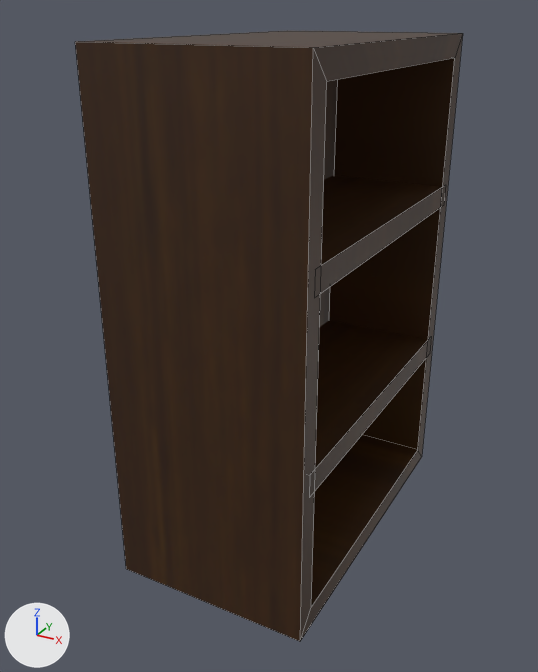
The FBX model Assets/Prefab/Woodbookcase.fbx as it was, and as the next commit left it.
The view is the same before and after, from a 50 mm camera at (0.0239, -0.0473, 0.0258) aimed at (-0.0011, -0.0018, 0.0031). Every picture has the same lights, and +X, +Y and +Z are marked at lower left. Mesh edges are drawn as thin lines. Where no turn or scale is listed for an object, it has been applied to the vertices.

The older version as bpy lines, for what is in view:
```python
mat_wooden = principled_material('wooden')
mat_wooden.texture = img_woodendarktexture_jpg
me_mesh = bpy.data.meshes.new('Mesh')
me_mesh.from_pydata(...)  # a box spanning x -0.0074..0.0074, y -0.0122..0.0122, z -0.0009..0.0009
me_mesh.materials.append(mat_wooden)  # picture img_woodendarktexture_jpg
me_mesh_001 = bpy.data.meshes.new('Mesh.001')
me_mesh_001.from_pydata(...)  # a box spanning x -0.0074..0.0074, y -0.0122..0.0122, z -0.0009..0.0009
me_mesh_001.materials.append(mat_wooden)  # picture img_woodendarktexture_jpg
me_mesh_002 = bpy.data.meshes.new('Mesh.002')
me_mesh_002.from_pydata(...)  # 16 vertices, 14 faces; spans x -0.0074..0.0074, y -0.013..0.013, z -0.0134..0.0241
me_mesh_002.materials.append(mat_wooden)  # picture img_woodendarktexture_jpg
# before: 1 (0.0074, -0.013, -0.0134) at pixel (300, 641), 3 (0.0074, -0.013, 0.0241) at pixel (313, 47), 5 (0.0074, 0.013, 0.0241) at pixel (462, 33), 7 (0.0074, 0.013, -0.0134) at pixel (421, 456), 8 (0.0074, 0.0114, -0.0117) at pixel (417, 449)
# before: 9 (0.0074, -0.0114, -0.0117) at pixel (311, 607), 10 (0.0074, 0.0114, 0.0224) at pixel (454, 58), 11 (0.0074, -0.0114, 0.0224) at pixel (326, 81)
ob_bokkshelf = bpy.data.objects.new('bokkshelf', me_mesh_002)
ob_bokkshelf.location = (0.0, 0.0, 0.0)
ob_bokkshelf1 = bpy.data.objects.new('bokkshelf1', me_mesh_001)
ob_bokkshelf1.location = (0.0, 0.00003, -0.0014)
ob_bokkshelf2 = bpy.data.objects.new('bokkshelf2', me_mesh)
ob_bokkshelf2.location = (0.0, 0.00003, 0.01194)
```
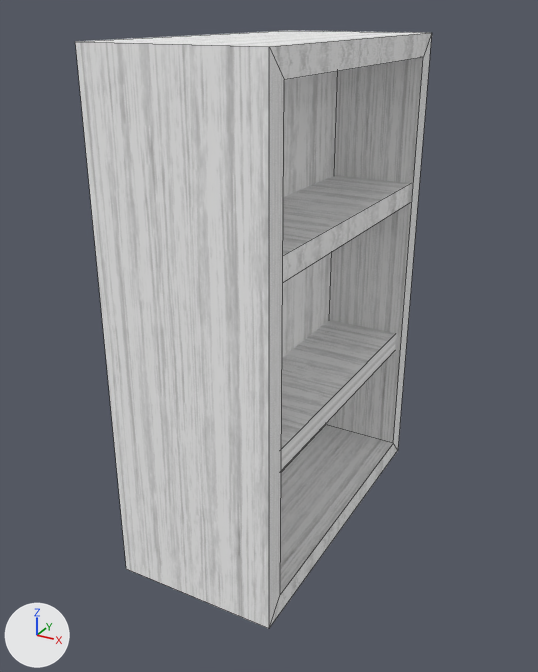
Where the newer file only moved an object's origin or applied its transform, the numbers keep the older frame.

What the commit changed:
Picture 'Whitewoodseamless2.jpg' (img_whitewoodseamless2_jpg) is new.
Material 'wooden' (mat_wooden) changes its picture from img_woodendarktexture_jpg to img_whitewoodseamless2_jpg.
me_mesh_002 has 16 vertices, 14 faces and spans x -0.0074..0.0074, y -0.013..0.013, z -0.0134..0.0241.
me_mesh_002 is used by ob_bokkshelf; location (0.0, 0.0, 0.0).
Part 1, on me_mesh_002:
Vertices 1, 3, 5, 7 to 11 of me_mesh_002 move by (-0.0024, 0.0, 0.0).
me_mesh_001 has 8 vertices, 6 faces and spans x -0.0074..0.0074, y -0.0122..0.0122, z -0.0009..0.0009.
me_mesh_001 is used by ob_bokkshelf1; location (0.0, 0.00003, -0.0014).
me_mesh_001 part 3: the whole mesh is scaled about its middle by (0.803, 1, 1), then moved by (-0.0015, 0.0, 0.0).
me_mesh has 8 vertices, 6 faces and spans x -0.0074..0.0074, y -0.0122..0.0122, z -0.0009..0.0009.
me_mesh is used by ob_bokkshelf2; location (0.0, 0.00003, 0.01194).
me_mesh part 2: the whole mesh is scaled about its middle by (0.818, 1, 1), then moved by (-0.0014, 0.0, 0.0).

Where the change shows, as pixel boxes [x1, y1, x2, y2] in the pictures (538 x 672 px):
'bokkshelf', surface changed, reshaped (brown to grey, 8% narrower): before [75, 31, 463, 641]; after [75, 31, 432, 628]
'bokkshelf1', surface changed, mesh rescaled (black to grey): before [309, 320, 431, 497]; after [281, 320, 396, 470]
'bokkshelf2', surface changed, mesh rescaled (black to grey, 11% shorter): before [314, 175, 445, 296]; after [283, 175, 410, 282]
